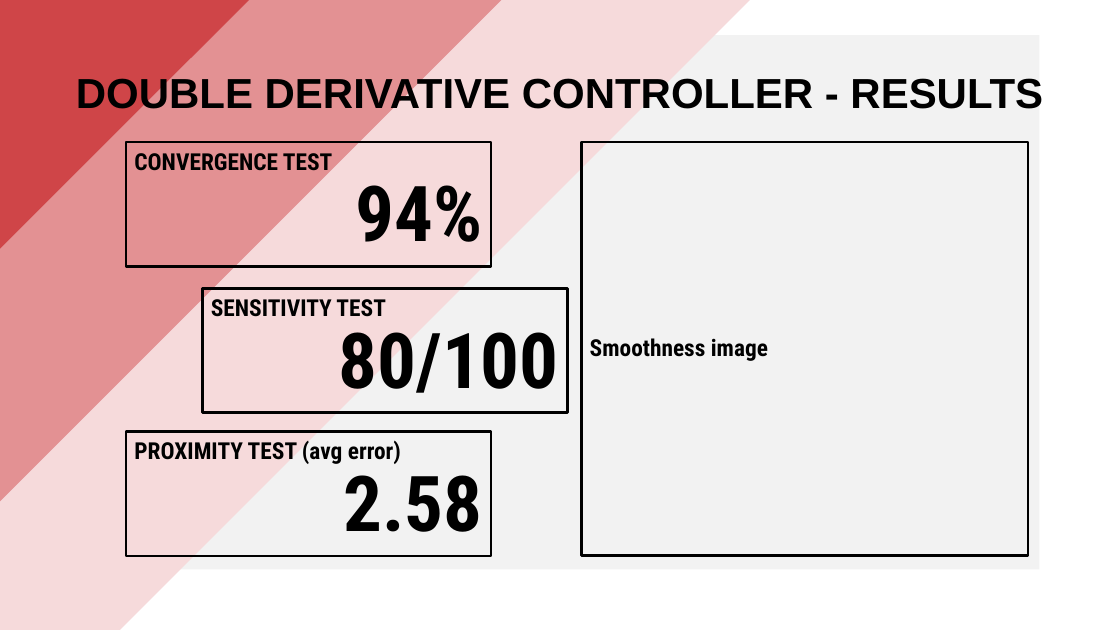
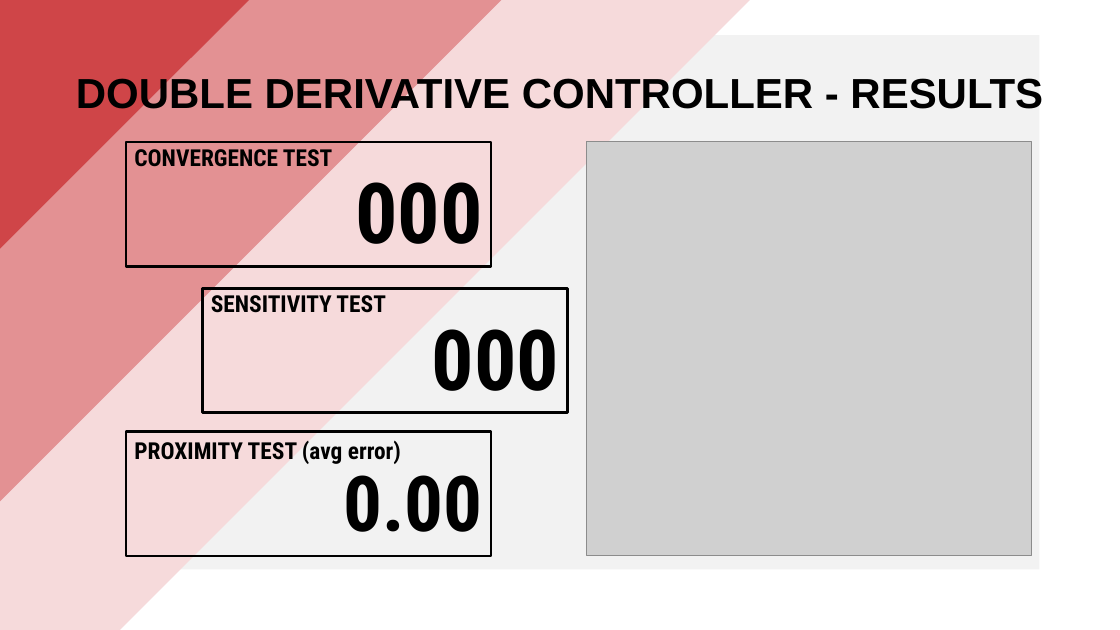
Before and after one commit to PippoGot/R-C2, a slide deck: slide 24 of documentation/presentation.pptx (slide 21 before the commit). Drawn at 1120x630 pixels with LibreOffice and Linux fonts; fonts in the diff are those of the drawing; grey boxes stand for pictures. Boxes give left, top, right and bottom in pixels: in the first picture for what was removed or moved away, otherwise in the second. Text is boxed around its words. In the diff, an @@ line names an element or a change of style, - is before the commit and + after.

Commit message:
new tuning of gains and presentation images

```diff
--- a/documentation/presentation.pptx
+++ b/documentation/presentation.pptx
@@ rectangle removed at [581, 142, 1028, 556] @@
-Smoothness image
@@ picture added at [587, 142, 1032, 555] @@
@@ text in rectangle at [355, 182, 482, 244]: text changed; size 66 to 72 pt @@
-94%
+000
@@ text in rectangle at [432, 329, 559, 391]: text changed; size 66 to 72 pt @@
-80/100
+000
@@ text in rectangle at [343, 461, 482, 532]: text changed @@
-2.58
+0.00
```
Also in this commit, not shown: 8 other slides changed, 6 slides added, 1 slide removed, 27 other files.
